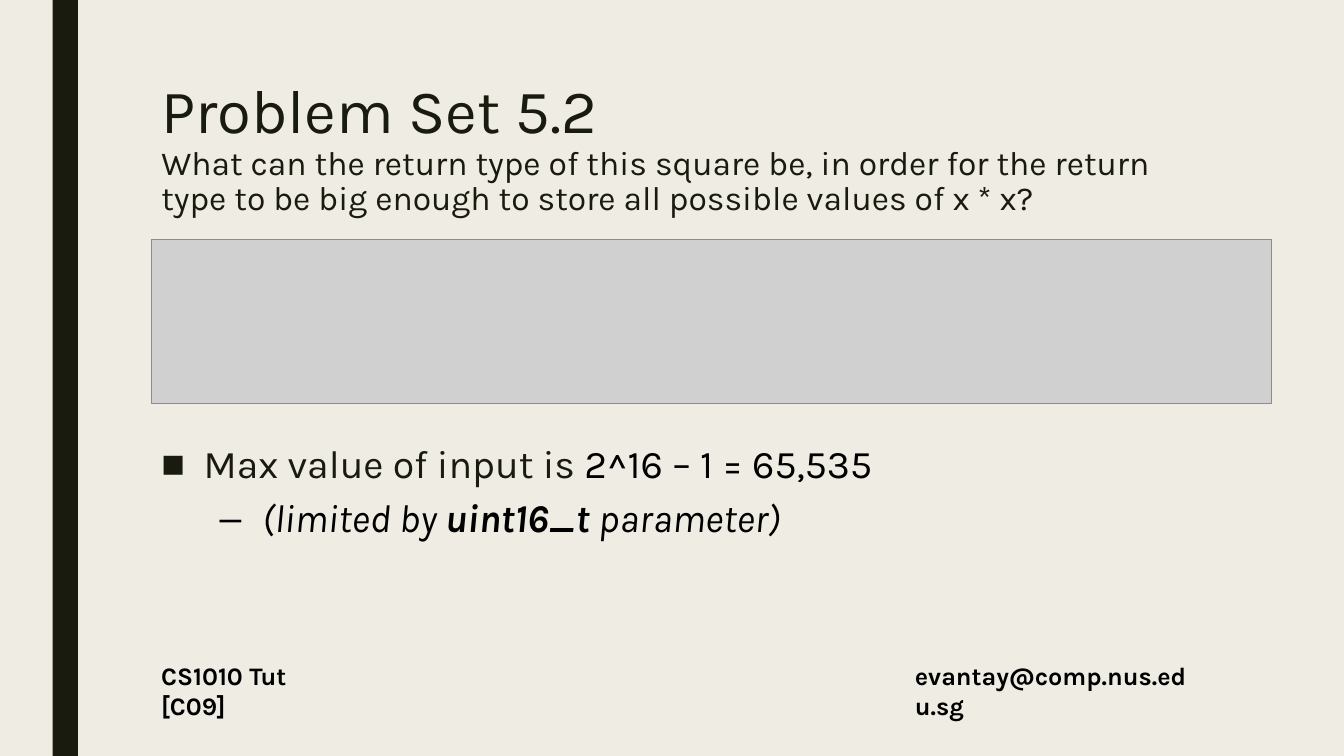
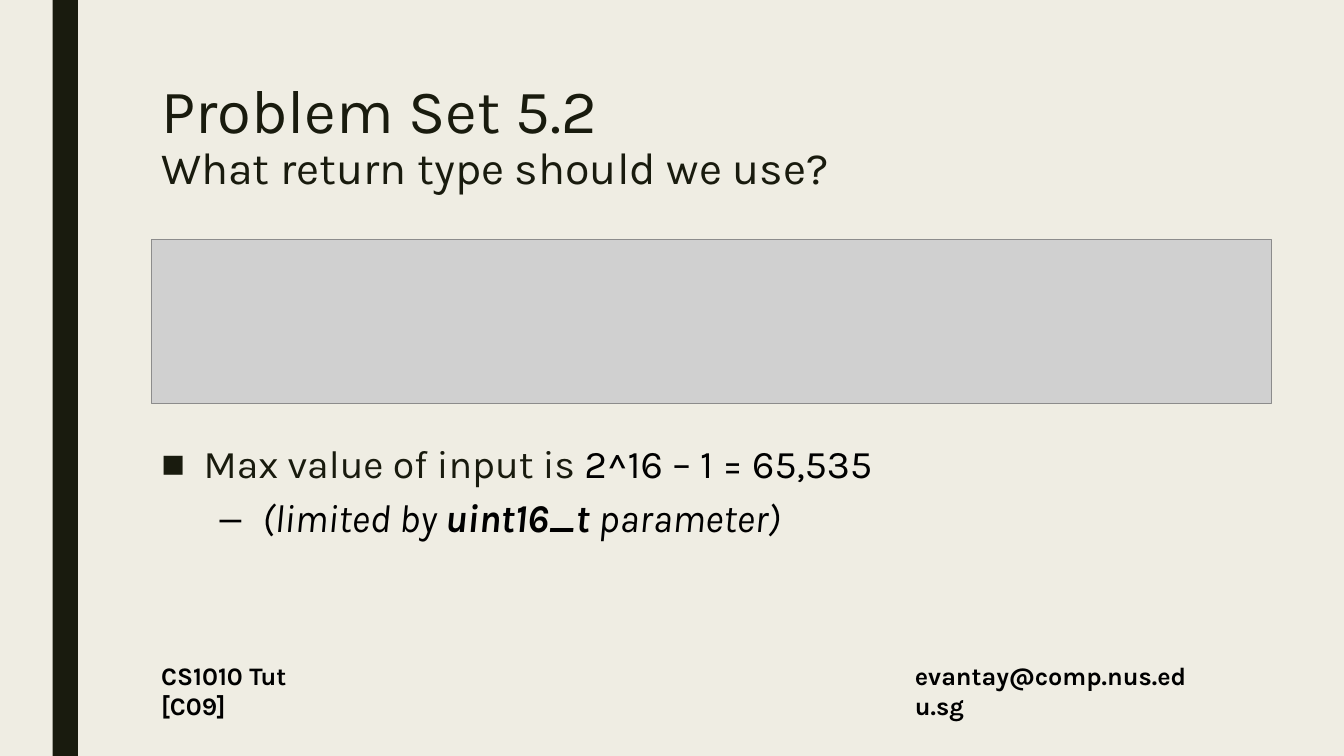
Before and after one commit to DigiPie/CS1010-Tutorial-C09, a slide deck: slide 25 of Tutorial 2/CS1010_TutC09_2.pptx. Drawn at 1344x756 pixels with LibreOffice and Linux fonts; fonts in the diff are those of the drawing; grey boxes stand for pictures. Boxes give left, top, right and bottom in pixels: in the first picture for what was removed or moved away, otherwise in the second. Text is boxed around its words. In the diff, an @@ line names an element or a change of style, - is before the commit and + after.

```diff
--- a/Tutorial 2/CS1010_TutC09_2.pptx
+++ b/Tutorial 2/CS1010_TutC09_2.pptx
@@ title at (161,91,829,195): text changed; size 24 to 32 pt @@
-Problem Set 5.2
-What can the return type of this square be, in order for the return type to be big enough to store all possible values of x * x?
+Problem Set 5.2
+What return type should we use?
```
Also in this commit, not shown: 8 other slides changed, 2 slides added, 2 slides removed, 3 other files.
